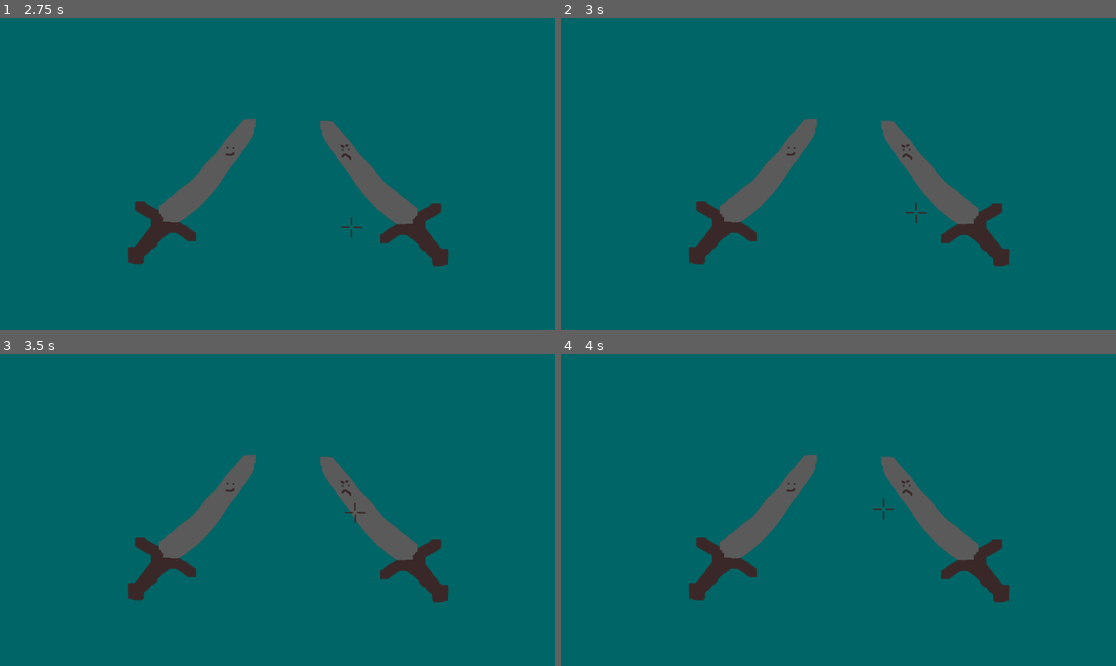
Above: before the commit, frames 1-4 (two rows, left to right).
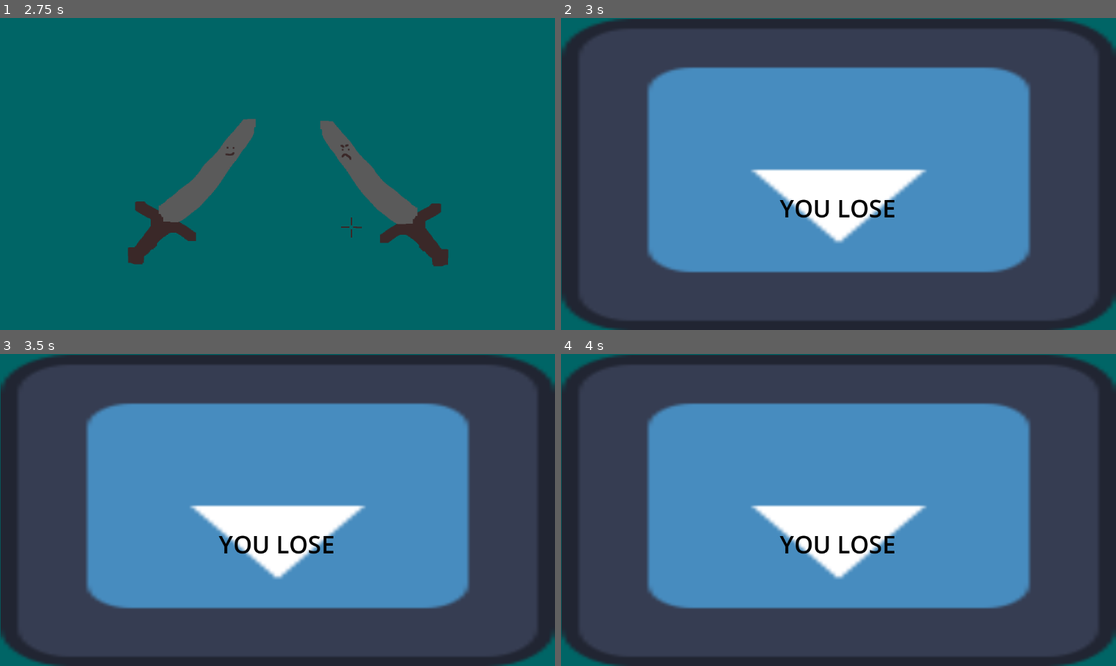
Above: after the commit, the same moments.

Repository: JamsterMan/Game-Jam-PS-16
Game: Godot game, scene res://Scenes/GameScene.tscn
Same seed, same stepped clock (60 frames per second), same inputs: the game is played once before the commit and once after it. The engine's default icon, where the game draws it, is replaced by a stand-in: a white triangle on a blue panel in a dark square.
Inputs:
- Up to frame 1 (2.75 s): tap Enter at 0.5 s; hold Right (move_right) 0.53-1.28 s; hold Down (move_down) 1.28-2.03 s; tap Space at 2 s; hold Right (move_right) from 2.03 s (still down)
- Up to frame 2 (3 s): tap Enter at 2.75 s; release Right (move_right) at 2.78 s; hold Up (move_up) from 2.78 s (still down)
- Up to frame 3 (3.5 s): keep holding Up (move_up)
- Up to frame 4 (4 s): tap Space at 3.5 s; release Up (move_up) at 3.53 s; hold Left (move_left) from 3.53 s (still down)

Frame 1 is identical in both runs. In frame 2, 98% of the frame differs, in the area x 0-100%, y 0-100%; in frame 3, 98%; in frame 4, 98%.

Commit message:
added mini game setup
-simple aim game
-timers set up for game info and game time

Diff:
--- a/gamejam-ps16/Scenes/GameScene.tscn
+++ b/gamejam-ps16/Scenes/GameScene.tscn
@@ -1,12 +1,9 @@
-[gd_scene load_steps=8 format=3 uid="uid://cfu28pq6wuky7"]
+[gd_scene load_steps=5 format=3 uid="uid://cfu28pq6wuky7"]
 
-[ext_resource type="Texture2D" uid="uid://c8a7udy6go8yv" path="res://Sprites/Player.png" id="1_dshne"]
 [ext_resource type="Script" path="res://Scripts/mini_game_controller.gd" id="1_pg6cp"]
 [ext_resource type="Texture2D" uid="uid://dhhx8mjg6g4y7" path="res://icon.svg" id="1_yf4bn"]
-[ext_resource type="Texture2D" uid="uid://cef2hiojxmf1k" path="res://Sprites/Enemy.png" id="2_mstul"]
-[ext_resource type="Script" path="res://Scripts/MiniGame_info.gd" id="5_f6n46"]
-[ext_resource type="Script" path="res://Scripts/crosshair.gd" id="6_hvfib"]
-[ext_resource type="Texture2D" uid="uid://do26r2t7hfm2q" path="res://Sprites/crosshair.png" id="8_ofofj"]
+[ext_resource type="PackedScene" uid="uid://b553lrn1iqdav" path="res://Scenes/mini_game_aim_game.tscn" id="4_bhv5a"]
+[ext_resource type="Script" path="res://Scripts/MiniGame_Timer.gd" id="5_f6n46"]
 
 [node name="Node2D" type="Node2D"]
 
@@ -15,46 +12,21 @@
 [node name="MiniGameController" type="Node2D" parent="."]
 script = ExtResource("1_pg6cp")
 
-[node name="Minigame_Info_Timer" type="Timer" parent="MiniGameController"]
+[node name="MinigameInfoTimer" type="Timer" parent="MiniGameController"]
 one_shot = true
 autostart = true
 script = ExtResource("5_f6n46")
 
-[node name="Minigame_Info" type="TextureRect" parent="MiniGameController/Minigame_Info_Timer"]
+[node name="MinigameInfo" type="TextureRect" parent="MiniGameController/MinigameInfoTimer"]
 offset_left = -575.0
 offset_top = -322.0
 offset_right = 576.0
 offset_bottom = 325.0
 texture = ExtResource("1_yf4bn")
 
-[node name="MiniGame" type="Node2D" parent="MiniGameController"]
-process_mode = 4
-visible = false
-position = Vector2(-614, -349)
+[node name="MiniGameAimGame" parent="MiniGameController" instance=ExtResource("4_bhv5a")]
 
-[node name="Minigame_Background" type="ColorRect" parent="MiniGameController/MiniGame"]
-offset_right = 1212.0
-offset_bottom = 693.0
-color = Color(0, 0.396549, 0.399054, 1)
-
-[node name="Player" type="Sprite2D" parent="MiniGameController/MiniGame"]
-position = Vector2(458, 342)
-scale = Vector2(0.5, 0.5)
-texture = ExtResource("1_dshne")
-
-[node name="Enemy" type="Sprite2D" parent="MiniGameController/MiniGame"]
-position = Vector2(814, 346)
-scale = Vector2(0.5, 0.5)
-texture = ExtResource("2_mstul")
-
-[node name="Crosshair" type="Sprite2D" parent="MiniGameController/MiniGame"]
-position = Vector2(615, 347)
-scale = Vector2(0.2, 0.2)
-texture = ExtResource("8_ofofj")
-script = ExtResource("6_hvfib")
-aim_speed = 150
-
-[node name="MiniGame_Win" type="TextureRect" parent="MiniGameController"]
+[node name="MiniGameWin" type="TextureRect" parent="MiniGameController"]
 visible = false
 offset_left = -575.0
 offset_top = -322.0
@@ -62,10 +34,36 @@
 offset_bottom = 325.0
 texture = ExtResource("1_yf4bn")
 
-[node name="MiniGame_Lose" type="TextureRect" parent="MiniGameController"]
+[node name="Label" type="Label" parent="MiniGameController/MiniGameWin"]
+layout_mode = 0
+offset_left = 184.0
+offset_top = 48.0
+offset_right = 972.0
+offset_bottom = 437.0
+theme_override_colors/font_color = Color(0, 0, 0, 1)
+theme_override_font_sizes/font_size = 50
+text = "YOU WIN
+"
+horizontal_alignment = 1
+vertical_alignment = 1
+
+[node name="MiniGameLose" type="TextureRect" parent="MiniGameController"]
 visible = false
 offset_left = -575.0
 offset_top = -322.0
 offset_right = 576.0
 offset_bottom = 325.0
 texture = ExtResource("1_yf4bn")
+flip_v = true
+
+[node name="Label" type="Label" parent="MiniGameController/MiniGameLose"]
+offset_left = 180.0
+offset_top = 198.0
+offset_right = 968.0
+offset_bottom = 587.0
+theme_override_colors/font_color = Color(0, 0, 0, 1)
+theme_override_font_sizes/font_size = 50
+text = "YOU LOSE
+"
+horizontal_alignment = 1
+vertical_alignment = 1
--- /dev/null
+++ b/gamejam-ps16/Scenes/mini_game_aim_game.tscn
@@ -0,0 +1,60 @@
+[gd_scene load_steps=9 format=3 uid="uid://b553lrn1iqdav"]
+
+[ext_resource type="Script" path="res://Scripts/mini_game_aim_game.gd" id="1_r3ngn"]
+[ext_resource type="Texture2D" uid="uid://c8a7udy6go8yv" path="res://Sprites/Player.png" id="2_64nno"]
+[ext_resource type="Texture2D" uid="uid://cef2hiojxmf1k" path="res://Sprites/Enemy.png" id="3_uk46h"]
+[ext_resource type="Script" path="res://Scripts/crosshair.gd" id="4_rrvqo"]
+[ext_resource type="Texture2D" uid="uid://do26r2t7hfm2q" path="res://Sprites/crosshair.png" id="5_bpjir"]
+[ext_resource type="Script" path="res://Scripts/MiniGame_Timer.gd" id="6_oxthh"]
+
+[sub_resource type="CircleShape2D" id="CircleShape2D_3a4tl"]
+radius = 35.6309
+
+[sub_resource type="CircleShape2D" id="CircleShape2D_bp46v"]
+radius = 27.5
+
+[node name="MiniGameAimGame" type="Node2D"]
+process_mode = 4
+visible = false
+position = Vector2(-614, -349)
+script = ExtResource("1_r3ngn")
+
+[node name="MinigameBackground" type="ColorRect" parent="."]
+offset_right = 1212.0
+offset_bottom = 693.0
+color = Color(0, 0.396549, 0.399054, 1)
+
+[node name="Target" type="Area2D" parent="."]
+position = Vector2(458, 342)
+
+[node name="TargetSprite" type="Sprite2D" parent="Target"]
+scale = Vector2(0.5, 0.5)
+texture = ExtResource("2_64nno")
+
+[node name="TargetCollision" type="CollisionShape2D" parent="Target"]
+position = Vector2(62, -50.75)
+shape = SubResource("CircleShape2D_3a4tl")
+
+[node name="Enemy" type="Sprite2D" parent="."]
+position = Vector2(814, 346)
+scale = Vector2(0.5, 0.5)
+texture = ExtResource("3_uk46h")
+
+[node name="Crosshair" type="Area2D" parent="."]
+position = Vector2(615, 347)
+scale = Vector2(0.2, 0.2)
+script = ExtResource("4_rrvqo")
+aim_speed = 150
+
+[node name="CrosshairSprite" type="Sprite2D" parent="Crosshair"]
+texture = ExtResource("5_bpjir")
+
+[node name="CrosshairCollision" type="CollisionShape2D" parent="Crosshair"]
+position = Vector2(-2.5, -9.53674e-07)
+shape = SubResource("CircleShape2D_bp46v")
+
+[node name="MinigameTimer" type="Timer" parent="."]
+wait_time = 2.0
+one_shot = true
+autostart = true
+script = ExtResource("6_oxthh")
--- a/gamejam-ps16/Scripts/MiniGame_info.gd
+++ b/gamejam-ps16/Scripts/MiniGame_Timer.gd
@@ -2,7 +2,7 @@
 
 # Called when the node enters the scene tree for the first time.
 func _ready() -> void:
-	timeout.connect(get_parent()._minigame_info_timer_timeout)
+	timeout.connect(get_parent()._minigame_timer_timeout)
 
 func _hide_info() -> void:
 	get_child(0).set_visible(false)
--- a/gamejam-ps16/Scripts/crosshair.gd
+++ b/gamejam-ps16/Scripts/crosshair.gd
@@ -1,4 +1,4 @@
-extends Sprite2D
+extends Area2D
 
 @export var aim_speed : int = 50
 
--- /dev/null
+++ b/gamejam-ps16/Scripts/mini_game_aim_game.gd
@@ -0,0 +1,19 @@
+extends Node2D
+
+func _minigame_timer_timeout():
+	print("Mini game end")
+	if(get_child(1).has_overlapping_areas() ):
+		print("Mini game win")
+		get_parent()._minigame_win()
+	else:
+		print("Mini game lose")
+		get_parent()._minigame_lose()
+
+# Called when the node enters the scene tree for the first time.
+func _ready() -> void:
+	pass # Replace with function body.
+
+
+# Called every frame. 'delta' is the elapsed time since the previous frame.
+func _process(delta: float) -> void:
+	pass
--- a/gamejam-ps16/Scripts/mini_game_controller.gd
+++ b/gamejam-ps16/Scripts/mini_game_controller.gd
@@ -1,6 +1,6 @@
 extends Node2D
 
-func _minigame_info_timer_timeout():
+func _minigame_timer_timeout():
 	print("Mini game start")
 	#hide info screen
 	get_child(0)._hide_info()
@@ -14,6 +14,8 @@
 	pass # Replace with function body.
 
 
-# Called every frame. 'delta' is the elapsed time since the previous frame.
-func _process(delta: float) -> void:
-	pass
+func _minigame_win():
+	get_child(2).set_visible(true)
+
+func _minigame_lose():
+	get_child(3).set_visible(true)
